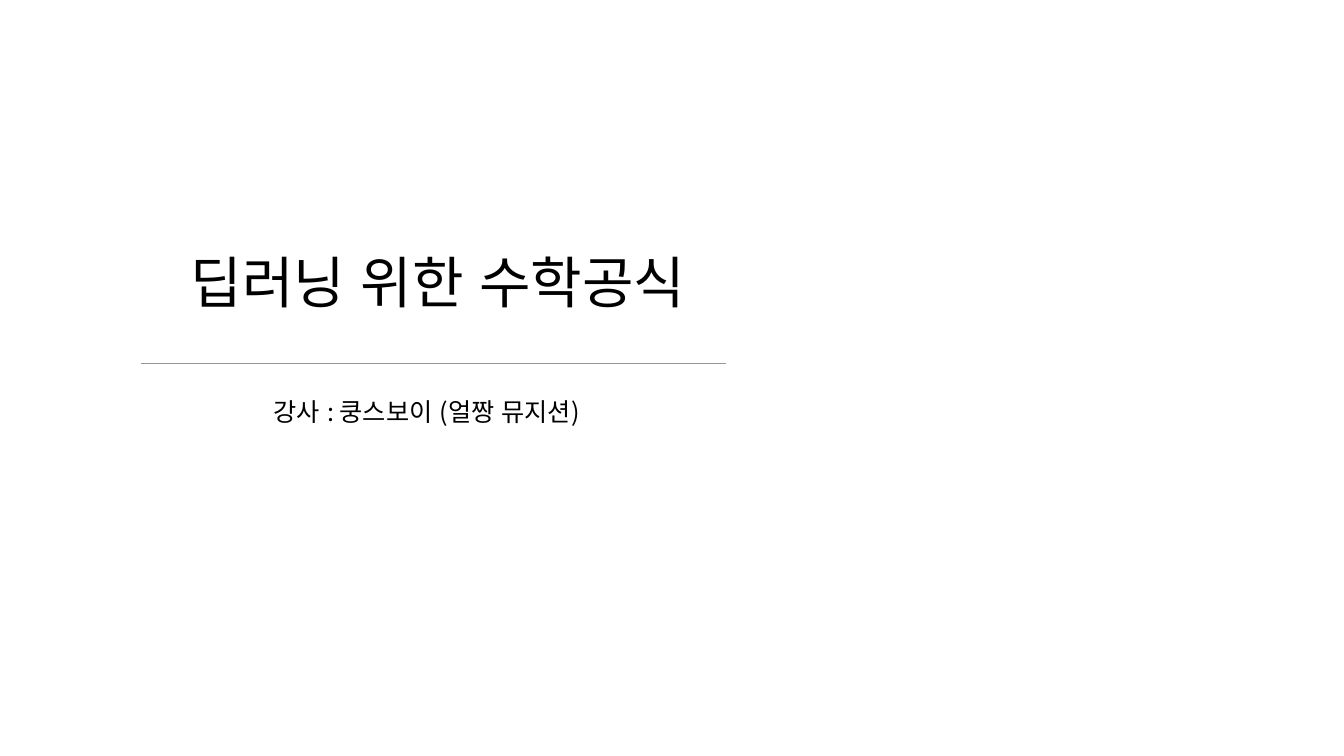
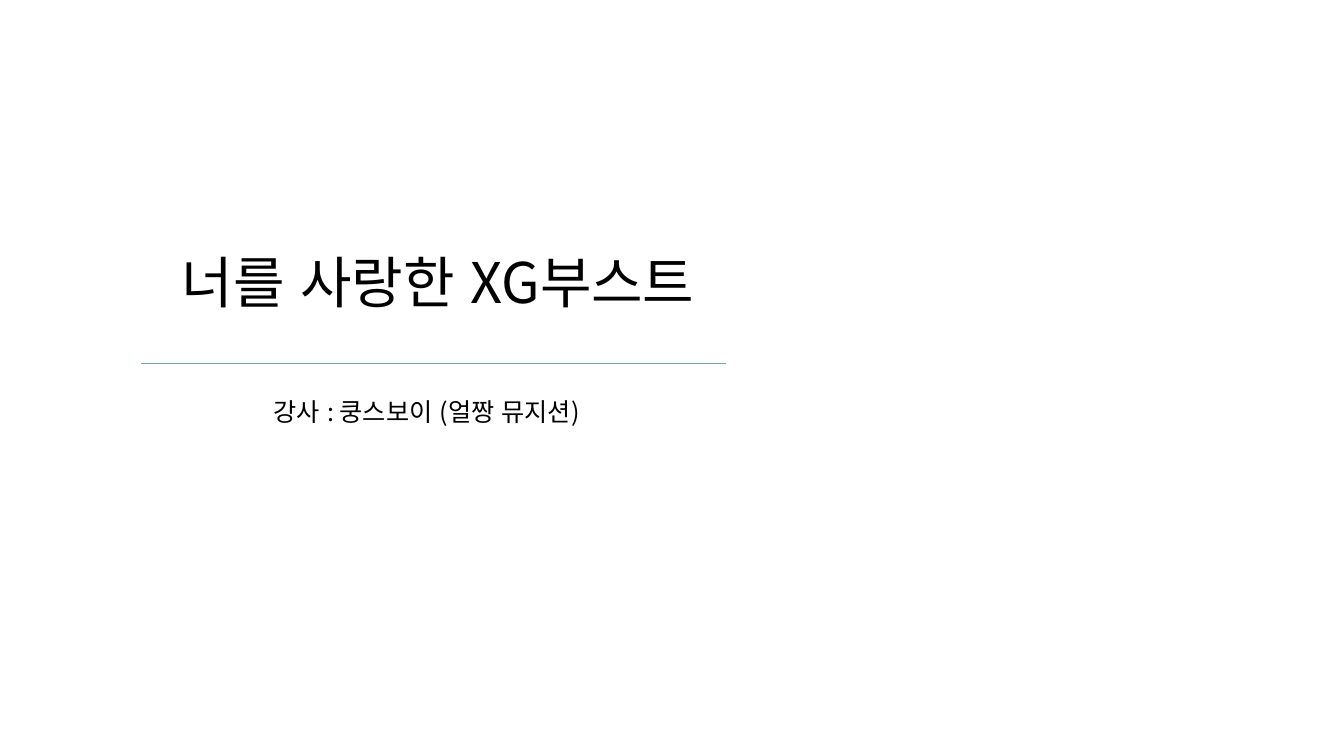
Before and after one commit to nqwrt/ai_doucument, a slide deck: slide 1 of AI-너를 사랑한-XG부스트.pptx. Drawn at 1344x756 pixels with LibreOffice and Linux fonts; fonts in the diff are those of the drawing; background and template pictures are left out. Boxes give left, top, right and bottom in pixels: in the first picture for what was removed or moved away, otherwise in the second. Text is boxed around its words. In the diff, an @@ line names an element or a change of style, - is before the commit and + after.

```diff
--- a/AI-너를 사랑한-XG부스트.pptx
+++ b/AI-너를 사랑한-XG부스트.pptx
@@ title at bbox=[182, 256, 695, 308]: text changed @@
-딥러닝 위한 수학공식
+너를 사랑한 XG부스트
```
Also in this commit, not shown: 1 other slide changed, 6 slides added, 5 slides removed.
